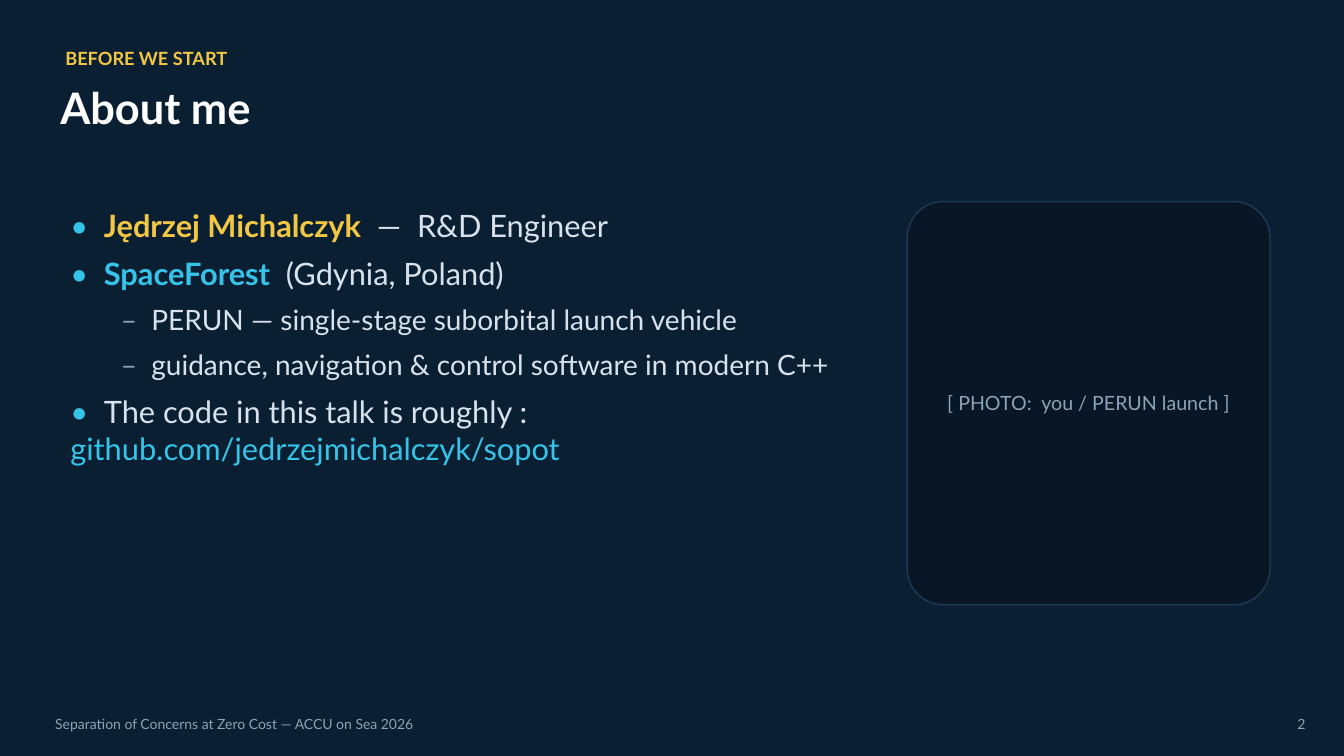
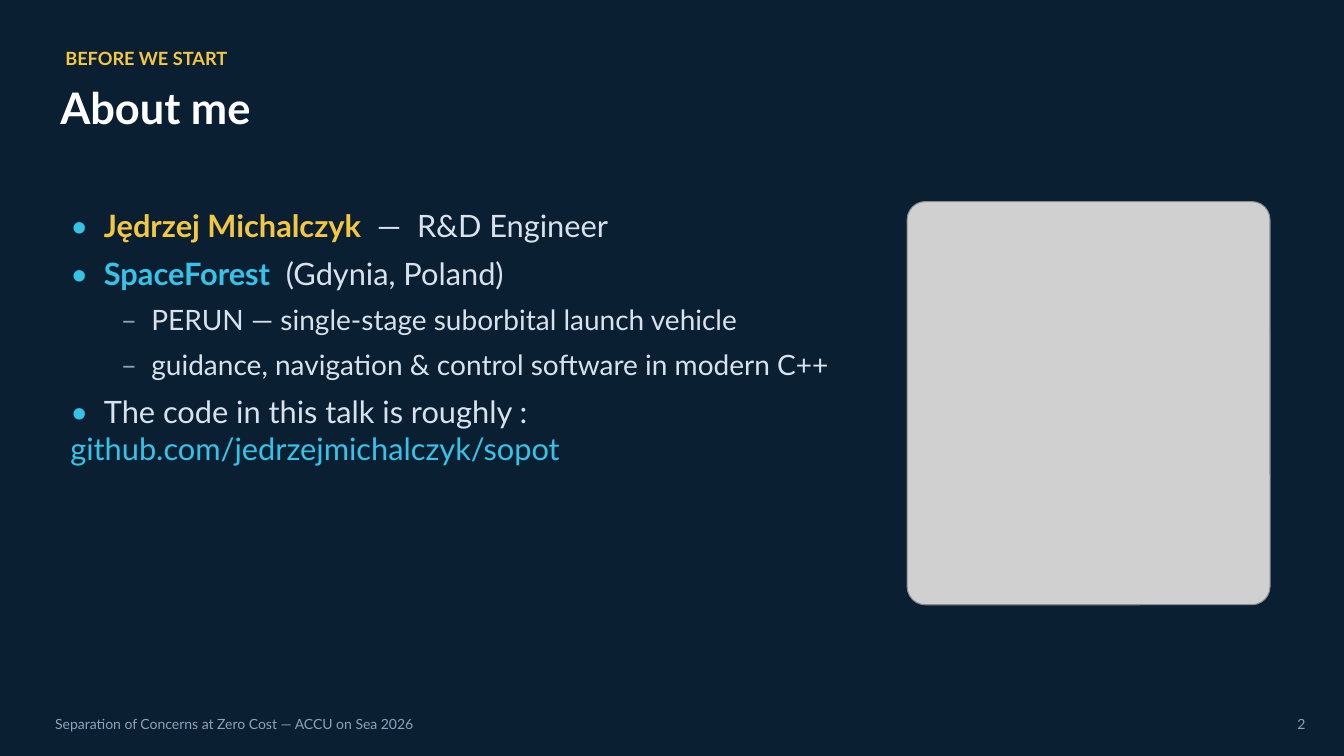
Before and after one commit to jedrzejmichalczyk/accu-on-sea-2026-modular-physics, a slide deck: slide 2 of slides/ACCU-Separation-of-Concerns-at-Zero-Cost.pptx. Drawn at 1344x756 pixels with LibreOffice and Linux fonts; fonts in the diff are those of the drawing; grey boxes stand for pictures. Boxes give left, top, right and bottom in pixels: in the first picture for what was removed or moved away, otherwise in the second. Text is boxed around its words. In the diff, an @@ line names an element or a change of style, - is before the commit and + after.

```diff
--- a/slides/ACCU-Separation-of-Concerns-at-Zero-Cost.pptx
+++ b/slides/ACCU-Separation-of-Concerns-at-Zero-Cost.pptx
@@ rounded rectangle removed at bbox=[907, 202, 1270, 605] @@
-[ PHOTO: you / PERUN launch ]
@@ picture added at bbox=[907, 202, 1270, 605] @@
```
Also in this commit, not shown: 1 other slide changed, 1 other file.
